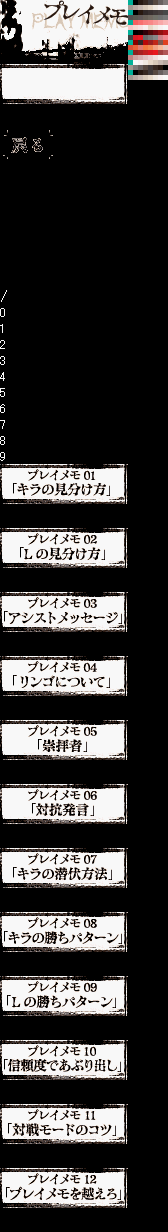
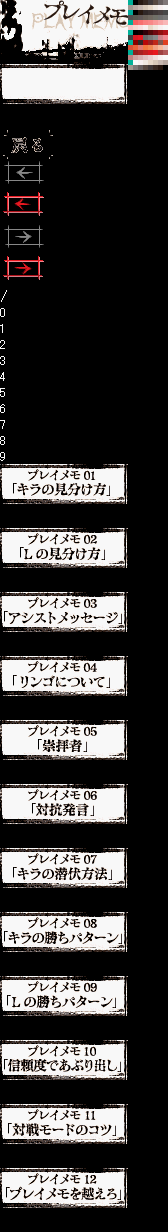
Revision of a layered 168 x 1232 image; what changed, layer by layer:
painted on "L43" over (128, 70, 168, 80)
painted on "playmemo_5_0" over (4, 161, 44, 184)
painted on "playmemo_6_0" over (3, 192, 44, 216)
painted on "playmemo_7_0" over (4, 225, 44, 248)
painted on "playmemo_8_0" over (3, 256, 44, 280)
